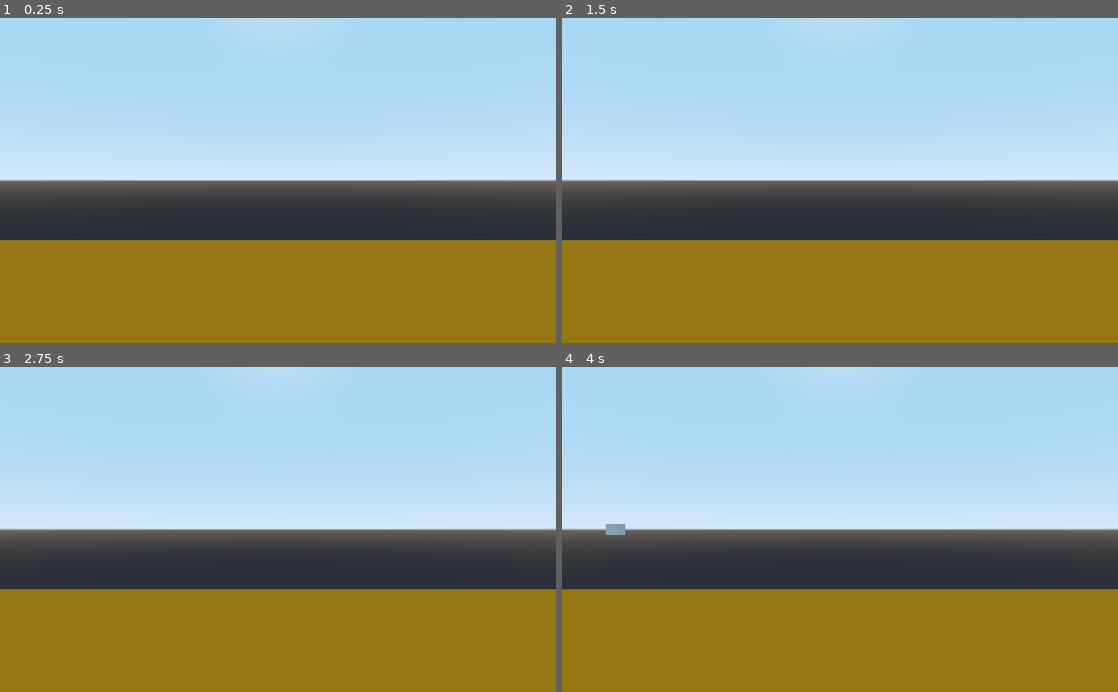
Above: before the commit, frames 1-4 (two rows, left to right).
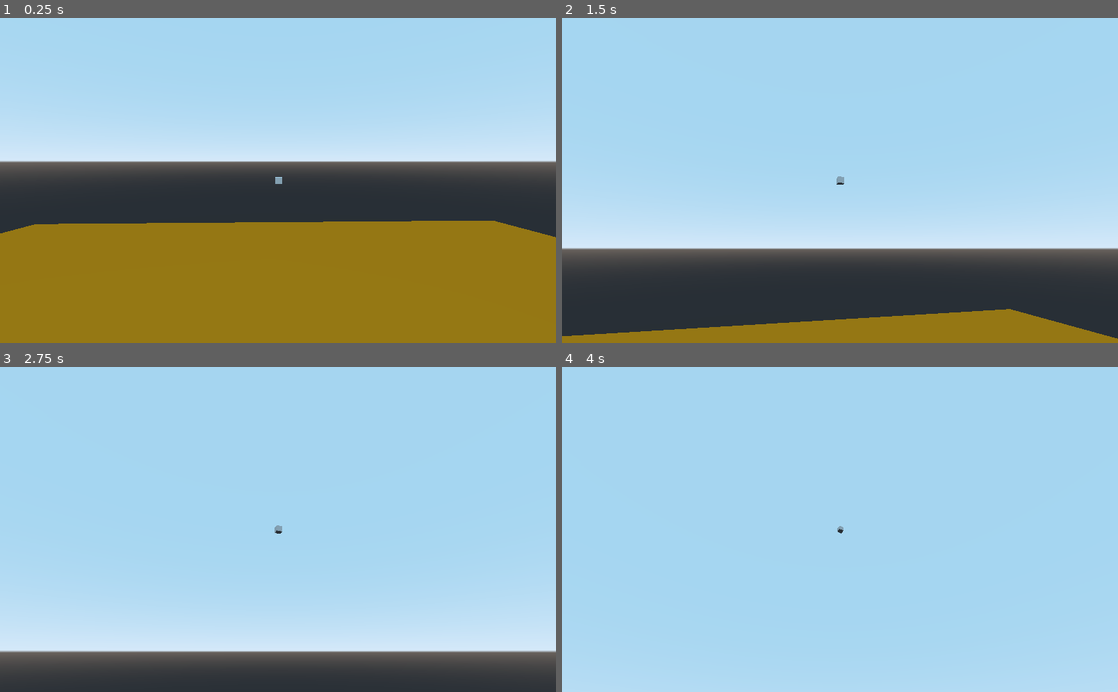
Above: after the commit, the same moments.

Repository: IefVandepitte/GodotBird
Game: Godot game, scene res://Level.tscn
Same seed, same stepped clock (60 frames per second), same inputs: the game is played once before the commit and once after it.
Inputs (mouse positions are in pixels of both pictures, inside the frame that each line leads up to):
- Up to frame 1 (0.25 s): no input
- Up to frame 2 (1.5 s): tap Enter at 0.5 s; move the mouse to (962, 164) at 0.52 s; tap Space at 0.6, 0.77, 1.07, 1.35 s; click (962, 164) at 0.67 s; move the mouse to (728, 196) at 1.27 s; click (728, 196) at 1.42 s
- Up to frame 3 (2.75 s): tap Space at 1.52, 1.82, 2.1 s; move the mouse to (333, 458) at 2.02 s; click (333, 458) at 2.17 s
- Up to frame 4 (4 s): tap Space at 2.75, 2.85, 3.02, 3.32, 3.6, 3.77 s; move the mouse to (812, 594) at 2.77 s; click (812, 594) at 2.92 s; tap Enter at 3.5 s; move the mouse to (1006, 578) at 3.52 s; click (1006, 578) at 3.67 s

The runs differ from the first frame. In frame 1, 16% of the frame differs, in the area x 0-100%, y 44-69%; in frame 2, 53%; in frame 3, 61%; in frame 4, 62%, in the area x 0-100%, y 36-100%.

Commit message:
added flight and camera rotation

Diff:
--- /dev/null
+++ b/Camera.gd
@@ -0,0 +1,18 @@
+extends Camera
+
+
+# Declare member variables here. Examples:
+# var a = 2
+# var b = "text"
+#var player
+
+# Called when the node enters the scene tree for the first time.
+#func _ready():
+#	player = get_node()
+#	pass # Replace with function body.
+
+
+# Called every frame. 'delta' is the elapsed time since the previous frame.
+#func _process(delta):
+#	rotation.y = player.x + player.z
+#	pass
--- a/Level.gd
+++ b/Level.gd
@@ -14,6 +14,10 @@
 
 
 # Called every frame. 'delta' is the elapsed time since the previous frame.
-#func _process(delta):
+func _process(delta):
+#	$CameraRef/Camera.look_at($Center/Player.translation, Vector3(0,0,0))
+#	$CameraRef/Camera.rotate_y($Center/Player.translation.x + $Center/Player.translation.z)
+	var target = $Center/Player.global_transform.origin
+	$CameraRef/Camera.look_at(target, Vector3.UP)
 	#https://kidscancode.org/godot_recipes/basics/rotation/
 #	$Center.rotate_y(rotation_speed * delta)
--- a/Level.tscn
+++ b/Level.tscn
@@ -1,7 +1,8 @@
-[gd_scene load_steps=8 format=2]
+[gd_scene load_steps=9 format=2]
 
 [ext_resource path="res://Level.gd" type="Script" id=1]
 [ext_resource path="res://Player.gd" type="Script" id=2]
+[ext_resource path="res://Camera.gd" type="Script" id=3]
 
 [sub_resource type="CubeMesh" id=1]
 
@@ -31,18 +32,19 @@
 shape = SubResource( 3 )
 
 [node name="CameraRef" type="Spatial" parent="."]
-transform = Transform( 1, 0, 0, 0, 1, 0, 0, 0, 1, 0, 10, 0 )
+transform = Transform( 1, 0, 0, 0, 1, 0, 0, 0, 1, 0, 15, 0 )
 
 [node name="Camera" type="Camera" parent="CameraRef"]
-fov = 52.7
+far = 300.4
+script = ExtResource( 3 )
 
 [node name="Center" type="Spatial" parent="."]
 
 [node name="Player" type="RigidBody" parent="Center"]
 transform = Transform( 1, 0, 0, 0, 1, 0, 0, 0, 1, 0, 10, -49.5299 )
 script = ExtResource( 2 )
-speed = 59.162
-jumpForce = 2088.13
+speed = 8.0
+jumpForce = 5.0
 radius = 70.0
 
 [node name="MeshInstance" type="MeshInstance" parent="Center/Player"]
@@ -51,8 +53,3 @@
 
 [node name="CollisionShape" type="CollisionShape" parent="Center/Player"]
 shape = SubResource( 5 )
-
-[node name="RemoteTransform" type="RemoteTransform" parent="Center/Player"]
-remote_path = NodePath("../../../CameraRef")
-update_position = false
-update_scale = false
--- a/Player.gd
+++ b/Player.gd
@@ -1,7 +1,7 @@
 extends RigidBody
 export (float, 0.01, 100) var speed = 5
-export (float, 1, 10000) var jumpForce = 5
-export (float, 1, 10000) var fallForce = 500
+export (float, 1, 10000) var jumpForce = 0.1
+export (float, -2, 10000) var fallForce = 0.05
 export (float, 1, 10000) var radius = 40
 export (float, 1, 360) var angle = 0
 
@@ -17,28 +17,24 @@
 
 # Called when the node enters the scene tree for the first time.
 func _ready():
-	pass # Replace with function body.
 	_this = $"."
 	_x = _this.translation.x
 
 func _input(event):
-#	print(_this.translation)
 	var force = Vector3(0,0,0)
 	if event is InputEventKey and event.pressed :
 			if event.scancode == KEY_SPACE:
-				force = Vector3(0, jumpForce, 0)
-#				_this.translation.y += jumpForce
+				_y = _y + jumpForce
 	elif event is InputEventScreenTouch :
-		print("touched")
-		force = Vector3(0, jumpForce, 0)
-#		_this.translation.y += jumpForce
-	apply_central_impulse(force.normalized() * speed)
+		if event.is_pressed():
+			print("touched")
+			_y = _y + jumpForce
 
 # Called every frame. 'delta' is the elapsed time since the previous frame.
 func _process(delta):
+	_y = _y - fallForce
 	_x = radius * cos(angle)
 	_z = radius * sin(angle)
 	var vector3 = Vector3(_x, _y, _z)
 	_this.translation = vector3
-	print(_this.translation)
 	angle += speed * ((PI*2)/360) * delta
